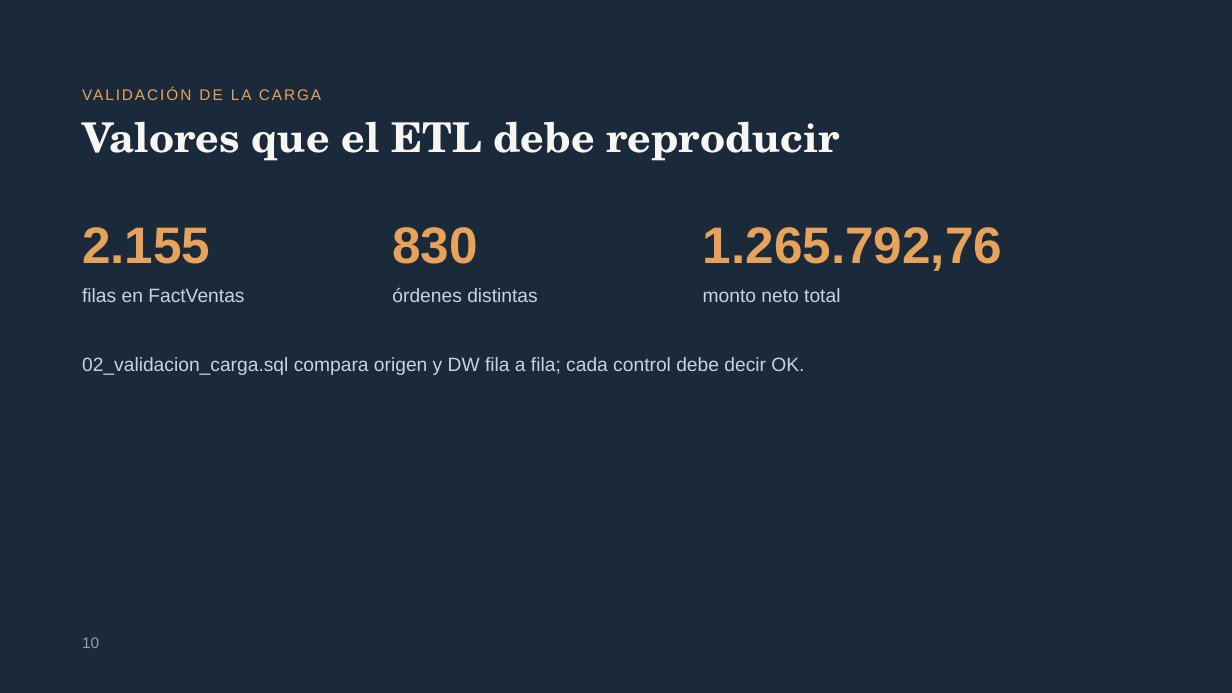
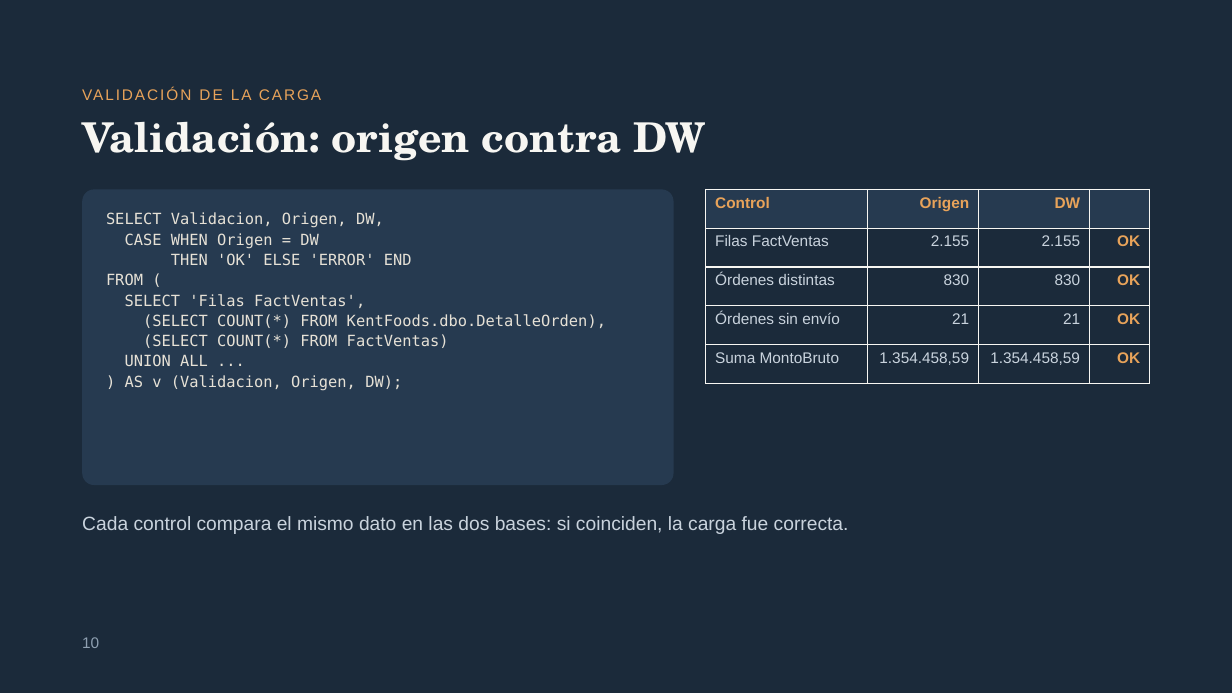
Before and after one commit to MaxiBonoUSM/Inteligencia_de_Negocios_Grupo12, a slide deck: slide 10 of docs/presentacion/Kent Foods – Fase 1.pptx. Drawn at 1232x693 pixels with LibreOffice and Linux fonts; fonts in the diff are those of the drawing. Boxes give left, top, right and bottom in pixels: in the first picture for what was removed or moved away, otherwise in the second. Text is boxed around its words. In the diff, an @@ line names an element or a change of style, - is before the commit and + after.

```diff
--- a/docs/presentacion/Kent Foods – Fase 1.pptx
+++ b/docs/presentacion/Kent Foods – Fase 1.pptx
@@ title at [82, 121, 706, 161]: text changed @@
-Valores que el ETL debe reproducir
+Validación: origen contra DW
@@ rounded rectangle added at [82, 189, 674, 485], fill #263A50, 12 pt, text #E6E1D6 @@
+SELECT Validacion, Origen, DW,
+CASE WHEN Origen = DW
+THEN 'OK' ELSE 'ERROR' END
+FROM (
+SELECT 'Filas FactVentas',
+(SELECT COUNT(*) FROM KentFoods.dbo.DetalleOrden),
+(SELECT COUNT(*) FROM FactVentas)
+UNION ALL ...
+) AS v (Validacion, Origen, DW);
@@ table added at [706, 189, 1150, 384], 5 rows, 4 columns @@
+Control | Origen | DW | 
+Filas FactVentas | 2.155 | 2.155 | OK
+Órdenes distintas | 830 | 830 | OK
+Órdenes sin envío | 21 | 21 | OK
+Suma MontoBruto | 1.354.458,59 | 1.354.458,59 | OK
@@ text removed at [82, 227, 210, 264] @@
-2.155
@@ text removed at [392, 227, 478, 264] @@
-830
@@ text removed at [703, 227, 1003, 271] @@
-1.265.792,76
@@ text removed at [82, 288, 244, 302] @@
-filas en FactVentas
@@ text removed at [392, 288, 538, 302] @@
-órdenes distintas
@@ text removed at [703, 288, 840, 302] @@
-monto neto total
@@ text removed at [82, 357, 804, 375] @@
-02_validacion_carga.sql compara origen y DW fila a fila; cada control debe decir OK.
@@ text added at [82, 516, 849, 534], 15 pt, text #C9D3DD @@
+Cada control compara el mismo dato en las dos bases: si coinciden, la carga fue correcta.
```
Also in this commit, not shown: 5 other slides changed, 1 other file.
